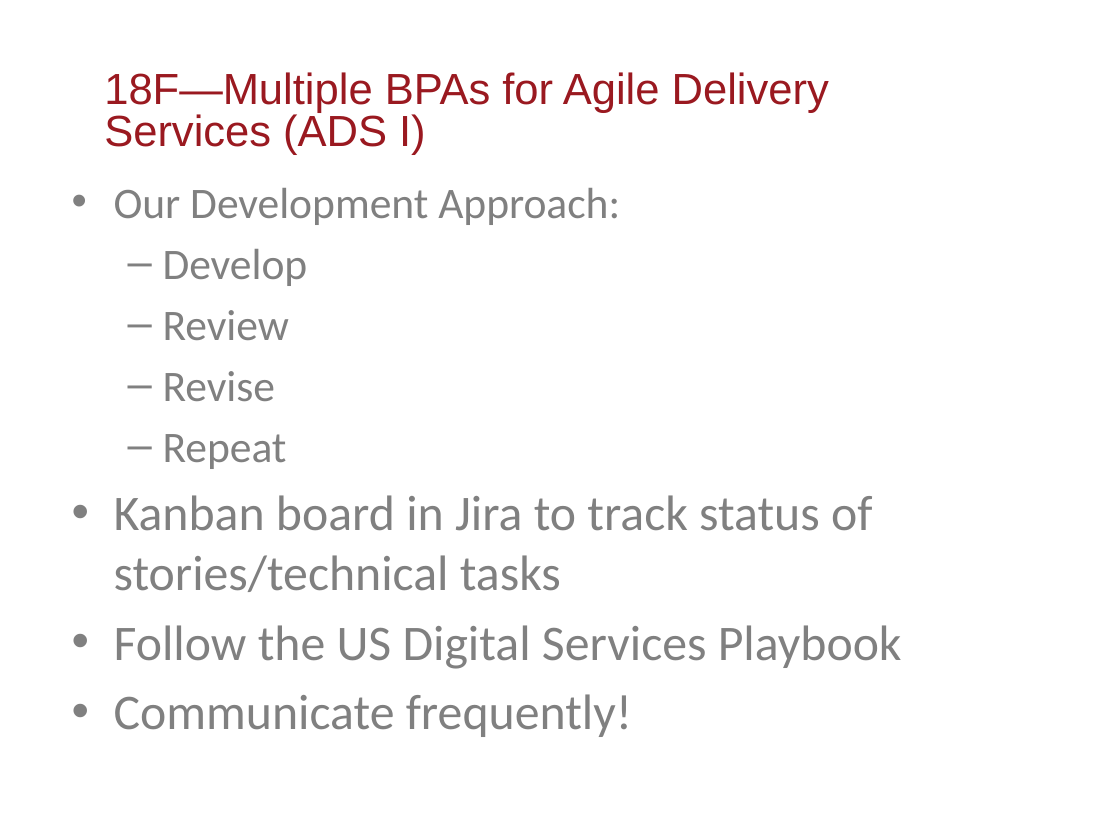
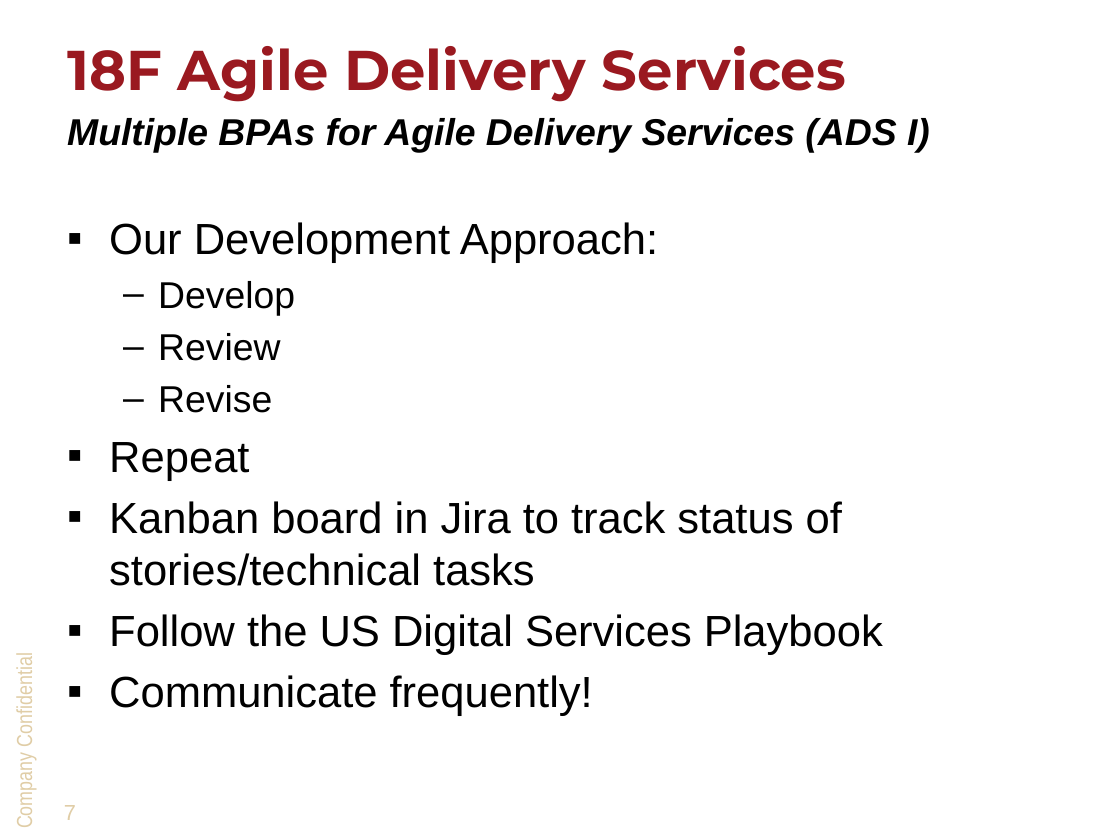
Before and after one commit to DevTechnology/DRIC, a slide deck: slide 7 of Appendix E-Approach Criteria Evidence/criteria A-1 GSA 18F kick off.pptx. Drawn at 1120x840 pixels with LibreOffice and Linux fonts; fonts in the diff are those of the drawing; background and template pictures are left out. Boxes give left, top, right and bottom in pixels: in the first picture for what was removed or moved away, otherwise in the second. Text is boxed around its words. In the diff, an @@ line names an element or a change of style, - is before the commit and + after.

Commit message:
Updated format

```diff
--- a/Appendix E-Approach Criteria Evidence/criteria A-1 GSA 18F kick off.pptx
+++ b/Appendix E-Approach Criteria Evidence/criteria A-1 GSA 18F kick off.pptx
@@ title added at <box>67,46,846,102</box>, 36 pt, text #9A1920, bold @@
+18F Agile Delivery Services
@@ text at <box>67,118,930,153</box>: text changed; size 28 to 24 pt; text colour #9A1920 to #000000; bold on; italic on @@
-18F—Multiple BPAs for Agile Delivery Services (ADS I)
+Multiple BPAs for Agile Delivery Services (ADS I)
@@ text "Our Development Approach:": place and size @@
-text "Our Development Approach:" at <box>114,188,902,737</box>
+text "Our Development Approach:" at <box>109,222,883,716</box>
@@ text "Our Development Approach:" at <box>109,222,883,716</box>: font Calibri to Arial, text colour #808080 to #000000; size 28 to 24 pt in "Develop", "Review", "Revise"; size 32 to 28 pt in "Kanban board in Jira to track status ...", "Follow the US Digital Services Playbook", "Communicate frequently!"; bullet • to ▪; bullet – to ▪; list level 2 to 1 in "Repeat" @@
@@ text added at <box>12,662,37,827</box>, 14 pt, text #E0CDA6 @@
+Company Confidential
@@ page number added at <box>64,805,76,820</box>, 14 pt, text #E0CDA6 @@
+7
```
Also in this commit, not shown: 7 other slides changed.
